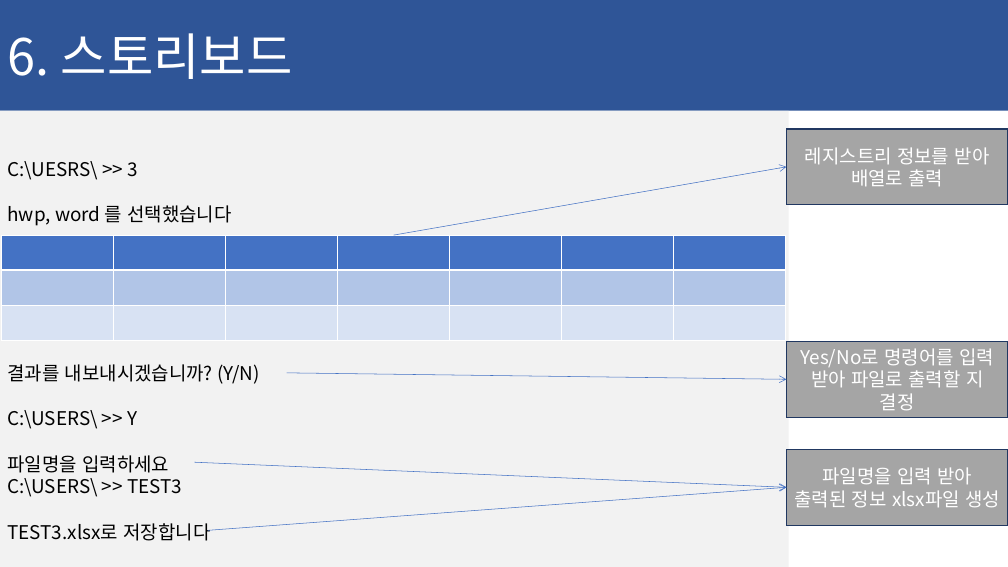
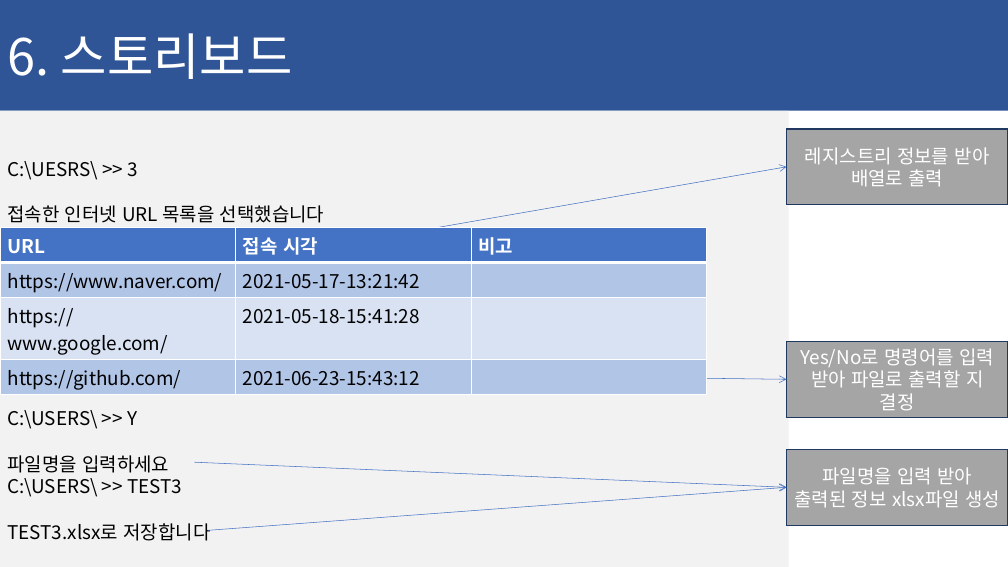
Before and after one commit to ChaeSung-Lee/DJ_InternShip, a slide deck: slide 34 of 2021_Summer/jp.hong/Project_BnD_jph.pptx. Drawn at 1008x567 pixels with LibreOffice and Linux fonts; fonts in the diff are those of the drawing. Boxes give left, top, right and bottom in pixels: in the first picture for what was removed or moved away, otherwise in the second. Text is boxed around its words. In the diff, an @@ line names an element or a change of style, - is before the commit and + after.

```diff
--- a/2021_Summer/jp.hong/Project_BnD_jph.pptx
+++ b/2021_Summer/jp.hong/Project_BnD_jph.pptx
@@ text in rectangle at box(7, 205, 324, 223): text changed @@
-hwp, word 를 선택했습니다
+접속한 인터넷 URL 목록을 선택했습니다
@@ table added at box(0, 228, 707, 394), 4 rows, 3 columns @@
+URL | 접속 시각 | 비고
+https://www.naver.com/ | 2021-05-17-13:21:42 | 
+https://www.google.com/ | 2021-05-18-15:41:28 | 
+https://github.com/ | 2021-06-23-15:43:12 | 
@@ table removed at box(2, 235, 785, 327), 3 rows, 7 columns @@
- |  |  |  |  |  | 
- |  |  |  |  |  | 
- |  |  |  |  |  | 
```
Also in this commit, not shown: 5 other slides changed, 1 slide removed, 1 other file.
